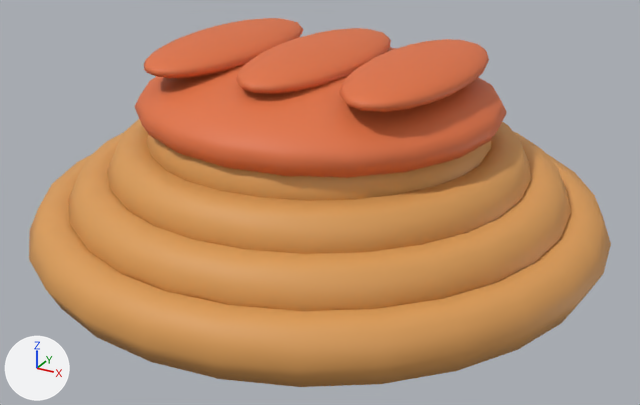
Two versions of the glTF model models/catch_breads/bread_apple_danish.glb, one commit apart.
Both versions are drawn from a 50 mm lens placed at (0.468, -0.849, 0.389), pointed at (0.014, -0.024, -0.023). The lights are fixed; the arrows at lower left show +X, +Y and +Z. The picture after the commit comes second. Where no turn or scale is listed for an object, it has been applied to the vertices.

The older version as bpy lines, for what is in view:
```python
ob_パイ生地の渦巻き_004 = bpy.data.objects.new('パイ生地の渦巻き.004', me_トーラス_004)
ob_パイ生地の渦巻き_004.location = (0.0, 0.0, -0.045)
ob_パイ生地の渦巻き_005 = bpy.data.objects.new('パイ生地の渦巻き.005', me_トーラス_005)
ob_パイ生地の渦巻き_005.location = (0.0, 0.0, -0.012)
ob_パイ生地の渦巻き_006 = bpy.data.objects.new('パイ生地の渦巻き.006', me_トーラス_006)
ob_パイ生地の渦巻き_006.location = (0.0, 0.0, 0.021)
ob_パイ生地の渦巻き_007 = bpy.data.objects.new('パイ生地の渦巻き.007', me_トーラス_007)
ob_パイ生地の渦巻き_007.location = (0.0, 0.0, 0.054)
ob_フィリング_001 = bpy.data.objects.new('フィリング.001', me_球_128)
ob_フィリング_001.location = (0.0, 0.0, 0.09)
ob_薄切りりんご = bpy.data.objects.new('薄切りりんご', me_球_129)
ob_薄切りりんご.location = (-0.12, 0.0, 0.14)
ob_薄切りりんご_001 = bpy.data.objects.new('薄切りりんご.001', me_球_130)
ob_薄切りりんご_001.location = (0.0, 0.0, 0.14)
ob_薄切りりんご_002 = bpy.data.objects.new('薄切りりんご.002', me_球_131)
ob_薄切りりんご_002.location = (0.12, 0.0, 0.14)
```
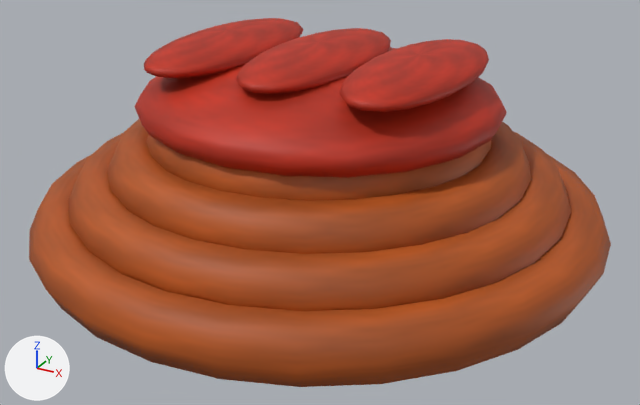
Diff of the bpy script that builds the scene:
```diff
--- a/models/catch_breads/bread_apple_danish.glb.py
+++ b/models/catch_breads/bread_apple_danish.glb.py
@@ img_material_13 @@
+img_material_13 = load_image('material_13', '_unpacked/material_13', 64, 64, 'sRGB')
@@ img_material_02 @@
+img_material_02 = load_image('material_02', '_unpacked/material_02', 64, 64, 'sRGB')
@@ mat_焼きたての山吹色 @@
 mat_焼きたての山吹色 = principled_material('焼きたての山吹色')
-mat_焼きたての山吹色.base_color = (0.72, 0.34, 0.095)  # orange #dd9e57
+mat_焼きたての山吹色.texture = img_material_02
 mat_焼きたての山吹色.roughness = 0.58
@@ mat_りんご @@
 mat_りんご = principled_material('りんご')
-mat_りんご.base_color = (0.76, 0.17, 0.055)  # orange #e27342
+mat_りんご.texture = img_material_13
 mat_りんご.roughness = 0.58
```

Changed parts and their boxes (x1, y1, x2, y2) in the pictures (640 x 405 px):
'パイ生地の渦巻き.004', surface changed (orange to brown)
    both: (29, 153, 611, 387)
'パイ生地の渦巻き.005', surface changed (orange to brown)
    both: (68, 131, 571, 311)
'フィリング.001', surface changed (orange to red)
    both: (135, 47, 507, 178)
'パイ生地の渦巻き.006', surface changed (orange to brown)
    both: (107, 119, 531, 254)
'パイ生地の渦巻き.007', surface changed (orange to brown)
    both: (146, 134, 491, 201)
'薄切りりんご.002', surface changed (orange to red)
    both: (339, 39, 489, 112)
'薄切りりんご.001', surface changed (orange to red)
    both: (236, 28, 391, 94)
'薄切りりんご', surface changed (orange to red)
    both: (144, 18, 303, 78)
